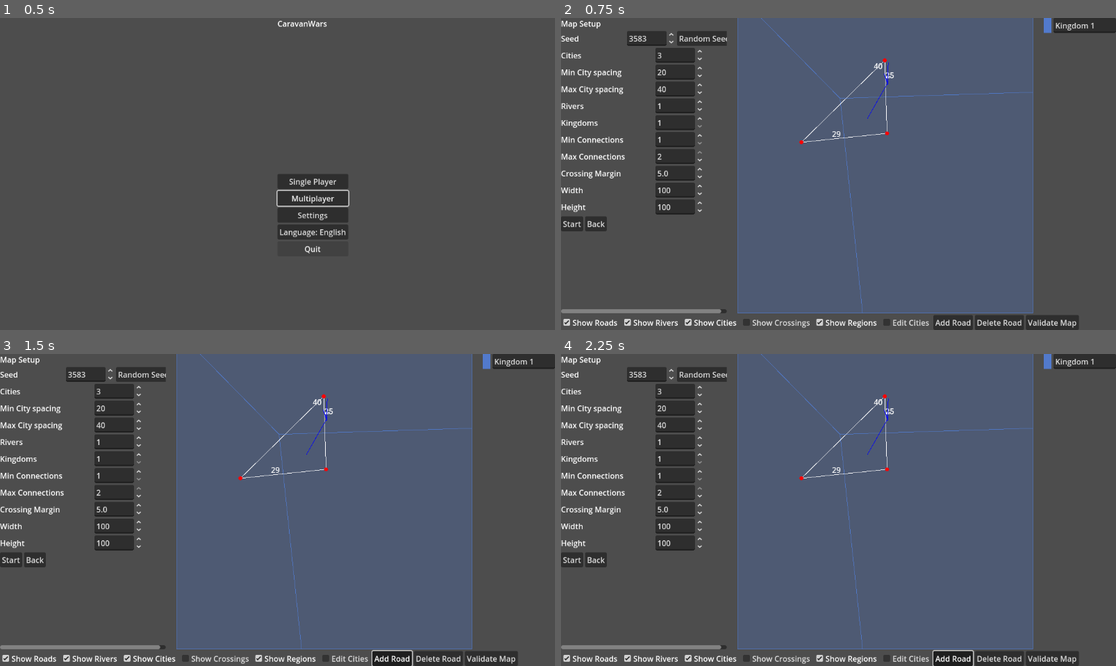
Above: before the commit, frames 1-4 (two rows, left to right).
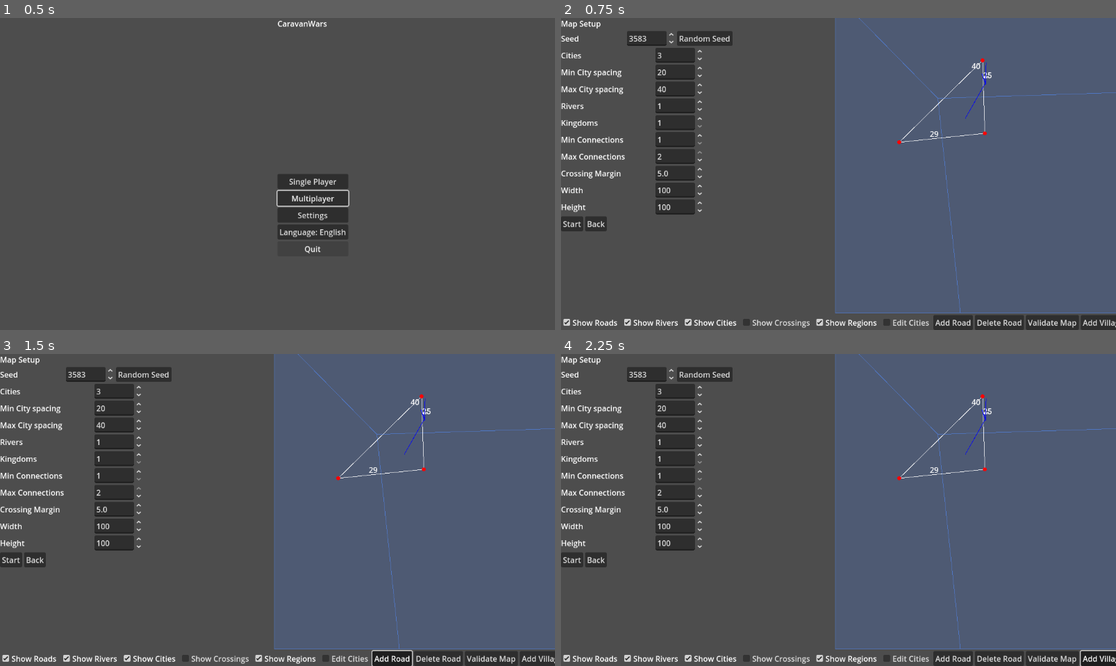
Above: after the commit, the same moments.

Repository: sepa79/CaravanWars
Game: Godot game, scene res://scenes/Main.tscn
Two runs of this game, one before a commit and one after it. Both use one fixed random seed, a clock stepped at 60 frames per second and the inputs below.
Inputs (mouse positions are in pixels of both pictures, inside the frame that each line leads up to):
- Up to frame 1 (0.5 s): no input
- Up to frame 2 (0.75 s): click "Single Player" at 0.5 s
- Up to frame 3 (1.5 s): click "Add Road" at 1.25 s
- Up to frame 4 (2.25 s): click (1104, 659) at 2 s, where only the run after the commit has a clickable "Add Village"

Frame 1 is identical in both runs. In frame 2, 32% of the frame differs, in the area x 0-100%, y 0-100%; in frame 3, 32%; in frame 4, 32%.

Commit message:
feat: add road classes and map finalization

Diff:
--- a/game/i18n/en.cfg
+++ b/game/i18n/en.cfg
@@ -56,6 +56,12 @@
 setup.add_road="Add Road"
 setup.delete_road="Delete Road"
 setup.validate_map="Validate Map"
+setup.add_village="Add Village"
+setup.add_fort="Add Fort"
+setup.finalize_map="Finalize Map"
+setup.road_class_trail="Trail"
+setup.road_class_road="Road"
+setup.road_class_highway="Highway"
 setup.start="Start"
 
 errors.timeout="Connection timeout"
--- a/game/i18n/pl.cfg
+++ b/game/i18n/pl.cfg
@@ -56,6 +56,12 @@
 setup.add_road="Dodaj drogę"
 setup.delete_road="Usuń drogę"
 setup.validate_map="Sprawdź mapę"
+setup.add_village="Dodaj wioskę"
+setup.add_fort="Dodaj fort"
+setup.finalize_map="Finalizuj mapę"
+setup.road_class_trail="Szlak"
+setup.road_class_road="Droga"
+setup.road_class_highway="Gościniec"
 setup.start="Start"
 
 errors.timeout="Przekroczono czas oczekiwania"
--- a/game/map/Edge.gd
+++ b/game/map/Edge.gd
@@ -5,13 +5,22 @@
 var type: String
 var polyline: Array[Vector2]
 var endpoints: Array[int]
+var road_class: String
 var attrs: Dictionary
 
-func _init(_id: int, _type: String, _polyline: Array[Vector2], _endpoints: Array[int], _attrs: Dictionary = {}) -> void:
+func _init(
+    _id: int,
+    _type: String,
+    _polyline: Array[Vector2],
+    _endpoints: Array[int],
+    _road_class: String,
+    _attrs: Dictionary = {}
+) -> void:
     id = _id
     type = _type
     polyline = _polyline
     endpoints = _endpoints
+    road_class = _road_class
     attrs = _attrs
 
 func to_dict() -> Dictionary:
@@ -21,6 +30,7 @@
     return {
         "id": id,
         "type": type,
+        "class": road_class,
         "polyline": pts,
         "endpoints": endpoints,
         "attrs": attrs,
--- a/game/map/MapGenerator.gd
+++ b/game/map/MapGenerator.gd
@@ -80,7 +80,9 @@
         cities,
         params.min_connections,
         params.max_connections,
-        params.crossing_detour_margin
+        params.crossing_detour_margin,
+        25.0,
+        "road"
     )
     map_data["roads"] = roads
 
--- a/game/map/MapNode.gd
+++ b/game/map/MapNode.gd
@@ -1,5 +1,12 @@
 extends RefCounted
 class_name MapNode
+
+const TYPE_CITY := "city"
+const TYPE_VILLAGE := "village"
+const TYPE_FORT := "fort"
+const TYPE_CROSSING := "crossing"
+const TYPE_BRIDGE := "bridge"
+const TYPE_FORD := "ford"
 
 var id: int
 var type: String
--- a/game/map/RiverGenerator.gd
+++ b/game/map/RiverGenerator.gd
@@ -49,8 +49,7 @@
             var intersection: Variant = Geometry2D.segment_intersects_segment(river_a, river_b, road_start, road_end)
             if intersection != null:
                 var cross: Vector2 = intersection
-                # Use Python-style conditional expression; '?' operator is disallowed.
-                var bridge_type: String = "bridge" if rng.randf() < 0.5 else "ford"
+                var bridge_type: String = MapNodeModule.TYPE_BRIDGE if rng.randf() < 0.5 else MapNodeModule.TYPE_FORD
                 var bridge_id: int = next_node_id
                 next_node_id += 1
                 var bridge_node: MapNode = MapNodeModule.new(bridge_id, bridge_type, cross, {})
@@ -59,9 +58,9 @@
                 var start_id: int = edge.endpoints[0]
                 var end_id: int = edge.endpoints[1]
                 edges.erase(edge_id)
-                edges[next_edge_id] = EdgeModule.new(next_edge_id, "trade_route", [road_start, cross], [start_id, bridge_id], {})
+                edges[next_edge_id] = EdgeModule.new(next_edge_id, edge.type, [road_start, cross], [start_id, bridge_id], edge.road_class, edge.attrs)
                 next_edge_id += 1
-                edges[next_edge_id] = EdgeModule.new(next_edge_id, "trade_route", [cross, road_end], [bridge_id, end_id], {})
+                edges[next_edge_id] = EdgeModule.new(next_edge_id, edge.type, [cross, road_end], [bridge_id, end_id], edge.road_class, edge.attrs)
                 next_edge_id += 1
 
                 var dir: Vector2 = (road_end - road_start).normalized()
@@ -69,9 +68,9 @@
                 var fort_pos: Vector2 = cross + perp * 2.0
                 var fort_id: int = next_node_id
                 next_node_id += 1
-                var fort_node: MapNode = MapNodeModule.new(fort_id, "fort", fort_pos, {})
+                var fort_node: MapNode = MapNodeModule.new(fort_id, MapNodeModule.TYPE_FORT, fort_pos, {})
                 nodes[fort_id] = fort_node
-                edges[next_edge_id] = EdgeModule.new(next_edge_id, "trade_route", [cross, fort_pos], [bridge_id, fort_id], {})
+                edges[next_edge_id] = EdgeModule.new(next_edge_id, edge.type, [cross, fort_pos], [bridge_id, fort_id], edge.road_class, edge.attrs)
                 next_edge_id += 1
 
                 poly.insert(i + 1, cross)
--- a/game/map/RoadNetwork.gd
+++ b/game/map/RoadNetwork.gd
@@ -17,7 +17,8 @@
     min_connections: int = 1,
     max_connections: int = 3,
     crossing_margin: float = 5.0,
-    village_spacing: float = 25.0
+    village_spacing: float = 25.0,
+    road_class: String = "road"
 ) -> Dictionary:
     var nodes: Dictionary = {}
     var edges: Dictionary = {}
@@ -26,7 +27,7 @@
 
     var city_ids: Array[int] = []
     for city in cities:
-        nodes[node_id] = MapNodeModule.new(node_id, "city", city, {})
+        nodes[node_id] = MapNodeModule.new(node_id, MapNodeModule.TYPE_CITY, city, {})
         city_ids.append(node_id)
         node_id += 1
 
@@ -69,18 +70,18 @@
         var fort_placed: bool = false
         while dist < length:
             var pos: Vector2 = start_node.pos2d + dir * dist
-            var node_type: String = "village"
+            var node_type: String = MapNodeModule.TYPE_VILLAGE
             if not fort_placed and abs(dist - length / 2.0) < village_spacing / 2.0:
-                node_type = "fort"
+                node_type = MapNodeModule.TYPE_FORT
                 fort_placed = true
             var n_node: MapNode = MapNodeModule.new(node_id, node_type, pos, {})
             nodes[node_id] = n_node
-            edges[edge_id] = EdgeModule.new(edge_id, "trade_route", [last_node.pos2d, pos], [last_node.id, node_id], {})
+            edges[edge_id] = EdgeModule.new(edge_id, "road", [last_node.pos2d, pos], [last_node.id, node_id], road_class, {})
             edge_id += 1
             last_node = n_node
             node_id += 1
             dist += village_spacing
-        edges[edge_id] = EdgeModule.new(edge_id, "trade_route", [last_node.pos2d, end_node.pos2d], [last_node.id, end_node.id], {})
+        edges[edge_id] = EdgeModule.new(edge_id, "road", [last_node.pos2d, end_node.pos2d], [last_node.id, end_node.id], road_class, {})
         edge_id += 1
 
     var result: Dictionary = _insert_crossings(nodes, edges, node_id, edge_id)
@@ -93,7 +94,14 @@
     }
 
 ## Links two nodes with a road, inserting villages and crossings as needed.
-func connect_nodes(roads: Dictionary, a_id: int, b_id: int, village_spacing: float = 25.0, crossing_margin: float = 5.0) -> void:
+func connect_nodes(
+    roads: Dictionary,
+    a_id: int,
+    b_id: int,
+    village_spacing: float = 25.0,
+    crossing_margin: float = 5.0,
+    road_class: String = "road"
+) -> void:
     var nodes: Dictionary = roads.get("nodes", {})
     var edges: Dictionary = roads.get("edges", {})
     var next_node_id: int = roads.get("next_node_id", 1)
@@ -108,19 +116,41 @@
     var last_node: MapNode = start
     while dist < length:
         var pos: Vector2 = start.pos2d + dir * dist
-        var n_node: MapNode = MapNodeModule.new(next_node_id, "village", pos, {})
+        var n_node: MapNode = MapNodeModule.new(next_node_id, MapNodeModule.TYPE_VILLAGE, pos, {})
         nodes[next_node_id] = n_node
-        edges[next_edge_id] = EdgeModule.new(next_edge_id, "trade_route", [last_node.pos2d, pos], [last_node.id, next_node_id], {})
+        edges[next_edge_id] = EdgeModule.new(next_edge_id, "road", [last_node.pos2d, pos], [last_node.id, next_node_id], road_class, {})
         last_node = n_node
         next_node_id += 1
         next_edge_id += 1
         dist += village_spacing
-    edges[next_edge_id] = EdgeModule.new(next_edge_id, "trade_route", [last_node.pos2d, end.pos2d], [last_node.id, end.id], {})
+    edges[next_edge_id] = EdgeModule.new(next_edge_id, "road", [last_node.pos2d, end.pos2d], [last_node.id, end.id], road_class, {})
     next_edge_id += 1
     var res: Dictionary = _insert_crossings(nodes, edges, next_node_id, next_edge_id)
     roads["next_node_id"] = res["next_node_id"]
     roads["next_edge_id"] = res["next_edge_id"]
     _prune_crossing_duplicates(nodes, edges, crossing_margin)
+
+## Inserts a node in the middle of an edge and splits the edge.
+func insert_node_on_edge(roads: Dictionary, edge_id: int, node_type: String) -> void:
+    var nodes: Dictionary = roads.get("nodes", {})
+    var edges: Dictionary = roads.get("edges", {})
+    var edge: Edge = edges.get(edge_id)
+    if edge == null:
+        return
+    var start: Vector2 = edge.polyline[0]
+    var end: Vector2 = edge.polyline[edge.polyline.size() - 1]
+    var pos: Vector2 = (start + end) * 0.5
+    var next_node_id: int = roads.get("next_node_id", 1)
+    var next_edge_id: int = roads.get("next_edge_id", 1)
+    nodes[next_node_id] = MapNodeModule.new(next_node_id, node_type, pos, {})
+    edges.erase(edge_id)
+    edges[next_edge_id] = EdgeModule.new(next_edge_id, edge.type, [start, pos], [edge.endpoints[0], next_node_id], edge.road_class, edge.attrs)
+    next_edge_id += 1
+    edges[next_edge_id] = EdgeModule.new(next_edge_id, edge.type, [pos, end], [next_node_id, edge.endpoints[1]], edge.road_class, edge.attrs)
+    next_edge_id += 1
+    var res: Dictionary = _insert_crossings(nodes, edges, next_node_id + 1, next_edge_id)
+    roads["next_node_id"] = res["next_node_id"]
+    roads["next_edge_id"] = res["next_edge_id"]
 
 func remove_edge(roads: Dictionary, edge_id: int, crossing_margin: float = 5.0) -> void:
     var nodes: Dictionary = roads.get("nodes", {})
@@ -154,7 +184,7 @@
             var other2: int = e2.endpoints[0] if e2.endpoints[1] == nid else e2.endpoints[1]
             edges.erase(incident[0])
             edges.erase(incident[1])
-            edges[next_edge_id] = EdgeModule.new(next_edge_id, "trade_route", [nodes[other1].pos2d, nodes[other2].pos2d], [other1, other2], {})
+            edges[next_edge_id] = EdgeModule.new(next_edge_id, "road", [nodes[other1].pos2d, nodes[other2].pos2d], [other1, other2], e1.road_class, {})
             next_edge_id += 1
             nodes.erase(nid)
         # if more than two incident edges remain, keep crossing as is
@@ -210,13 +240,13 @@
 
                     var cross_id: int = next_node_id
                     next_node_id += 1
-                    nodes[cross_id] = MapNodeModule.new(cross_id, "bridge", cross, {})
+                    nodes[cross_id] = MapNodeModule.new(cross_id, MapNodeModule.TYPE_BRIDGE, cross, {})
                     var a_id: int = edge.endpoints[0]
                     var b_id: int = edge.endpoints[1]
                     edges.erase(eid)
-                    edges[next_edge_id] = EdgeModule.new(next_edge_id, edge.type, [road_start, cross], [a_id, cross_id], {})
+                    edges[next_edge_id] = EdgeModule.new(next_edge_id, edge.type, [road_start, cross], [a_id, cross_id], edge.road_class, edge.attrs)
                     next_edge_id += 1
-                    edges[next_edge_id] = EdgeModule.new(next_edge_id, edge.type, [cross, road_end], [cross_id, b_id], {})
+                    edges[next_edge_id] = EdgeModule.new(next_edge_id, edge.type, [cross, road_end], [cross_id, b_id], edge.road_class, edge.attrs)
                     next_edge_id += 1
                     changed = true
                     break
@@ -364,22 +394,22 @@
 
                 var cross_id: int = next_node_id
                 next_node_id += 1
-                nodes[cross_id] = MapNodeModule.new(cross_id, "crossing", cross, {})
+                nodes[cross_id] = MapNodeModule.new(cross_id, MapNodeModule.TYPE_CROSSING, cross, {})
 
                 var a_ep0: int = edge_a.endpoints[0]
                 var a_ep1: int = edge_a.endpoints[1]
                 edges.erase(id_a)
-                edges[next_edge_id] = EdgeModule.new(next_edge_id, "trade_route", [a_start, cross], [a_ep0, cross_id], {})
+                edges[next_edge_id] = EdgeModule.new(next_edge_id, edge_a.type, [a_start, cross], [a_ep0, cross_id], edge_a.road_class, edge_a.attrs)
                 next_edge_id += 1
-                edges[next_edge_id] = EdgeModule.new(next_edge_id, "trade_route", [cross, a_end], [cross_id, a_ep1], {})
+                edges[next_edge_id] = EdgeModule.new(next_edge_id, edge_a.type, [cross, a_end], [cross_id, a_ep1], edge_a.road_class, edge_a.attrs)
                 next_edge_id += 1
 
                 var b_ep0: int = edge_b.endpoints[0]
                 var b_ep1: int = edge_b.endpoints[1]
                 edges.erase(id_b)
-                edges[next_edge_id] = EdgeModule.new(next_edge_id, "trade_route", [b_start, cross], [b_ep0, cross_id], {})
+                edges[next_edge_id] = EdgeModule.new(next_edge_id, edge_b.type, [b_start, cross], [b_ep0, cross_id], edge_b.road_class, edge_b.attrs)
                 next_edge_id += 1
-                edges[next_edge_id] = EdgeModule.new(next_edge_id, "trade_route", [cross, b_end], [cross_id, b_ep1], {})
+                edges[next_edge_id] = EdgeModule.new(next_edge_id, edge_b.type, [cross, b_end], [cross_id, b_ep1], edge_b.road_class, edge_b.attrs)
                 next_edge_id += 1
 
                 changed = true
--- a/game/project.godot
+++ b/game/project.godot
@@ -11,7 +11,7 @@
 [application]
 
 config/name="CaravanWars"
-config/version="0.1.31"
+config/version="0.1.32"
 run/main_scene="res://scenes/Main.tscn"
 config/features=PackedStringArray("4.4")
 
--- a/game/ui/MapSetupScreen.gd
+++ b/game/ui/MapSetupScreen.gd
@@ -42,6 +42,11 @@
 @onready var add_road_button: Button = $Layers/AddRoad
 @onready var delete_road_button: Button = $Layers/DeleteRoad
 @onready var validate_button: Button = $Layers/ValidateMap
+@onready var layers: HBoxContainer = $Layers
+var add_village_button: Button
+var add_fort_button: Button
+var road_class_selector: OptionButton
+var finalize_button: Button
 @onready var start_button: Button = $HBox/ControlsScroll/Controls/Buttons/Start
 @onready var back_button: Button = $HBox/ControlsScroll/Controls/Buttons/Back
 @onready var main_ui: HBoxContainer = $HBox
@@ -88,6 +93,25 @@
     add_road_button.toggled.connect(_on_add_road_toggled)
     delete_road_button.toggled.connect(_on_delete_road_toggled)
     validate_button.pressed.connect(_on_validate_map_pressed)
+    add_village_button = Button.new()
+    add_village_button.toggle_mode = true
+    layers.add_child(add_village_button)
+    add_village_button.toggled.connect(_on_add_village_toggled)
+    add_fort_button = Button.new()
+    add_fort_button.toggle_mode = true
+    layers.add_child(add_fort_button)
+    add_fort_button.toggled.connect(_on_add_fort_toggled)
+    road_class_selector = OptionButton.new()
+    road_class_selector.add_item(I18N.t("setup.road_class_trail"))
+    road_class_selector.add_item(I18N.t("setup.road_class_road"))
+    road_class_selector.add_item(I18N.t("setup.road_class_highway"))
+    road_class_selector.select(1)
+    layers.add_child(road_class_selector)
+    road_class_selector.item_selected.connect(_on_road_class_selected)
+    map_view.set_road_class("road")
+    finalize_button = Button.new()
+    layers.add_child(finalize_button)
+    finalize_button.pressed.connect(_on_finalize_map_pressed)
     map_view.set_show_roads(show_roads_check.button_pressed)
     map_view.set_show_rivers(show_rivers_check.button_pressed)
     map_view.set_show_cities(show_cities_check.button_pressed)
@@ -121,6 +145,12 @@
     add_road_button.text = I18N.t("setup.add_road")
     delete_road_button.text = I18N.t("setup.delete_road")
     validate_button.text = I18N.t("setup.validate_map")
+    add_village_button.text = I18N.t("setup.add_village")
+    add_fort_button.text = I18N.t("setup.add_fort")
+    finalize_button.text = I18N.t("setup.finalize_map")
+    road_class_selector.set_item_text(0, I18N.t("setup.road_class_trail"))
+    road_class_selector.set_item_text(1, I18N.t("setup.road_class_road"))
+    road_class_selector.set_item_text(2, I18N.t("setup.road_class_highway"))
     start_button.text = I18N.t("setup.start")
     back_button.text = I18N.t("menu.back")
 
@@ -225,6 +255,8 @@
 func _on_add_road_toggled(pressed: bool) -> void:
     if pressed:
         delete_road_button.button_pressed = false
+        add_village_button.button_pressed = false
+        add_fort_button.button_pressed = false
         map_view.set_road_mode("add")
     else:
         map_view.set_road_mode("")
@@ -232,9 +264,59 @@
 func _on_delete_road_toggled(pressed: bool) -> void:
     if pressed:
         add_road_button.button_pressed = false
+        add_village_button.button_pressed = false
+        add_fort_button.button_pressed = false
         map_view.set_road_mode("delete")
     else:
         map_view.set_road_mode("")
+
+func _on_add_village_toggled(pressed: bool) -> void:
+    if pressed:
+        add_road_button.button_pressed = false
+        delete_road_button.button_pressed = false
+        add_fort_button.button_pressed = false
+        map_view.set_road_mode("village")
+    else:
+        map_view.set_road_mode("")
+
+func _on_add_fort_toggled(pressed: bool) -> void:
+    if pressed:
+        add_road_button.button_pressed = false
+        delete_road_button.button_pressed = false
+        add_village_button.button_pressed = false
+        map_view.set_road_mode("fort")
+    else:
+        map_view.set_road_mode("")
+
+func _on_road_class_selected(index: int) -> void:
+    var cls: String = "trail"
+    if index == 1:
+        cls = "road"
+    elif index == 2:
+        cls = "highway"
+    map_view.set_road_class(cls)
+
+func _on_finalize_map_pressed() -> void:
+    var validator: MapValidator = MapValidatorModule.new()
+    var errors: Array[String] = validator.validate(current_map["roads"], current_map.get("rivers", []))
+    if errors.is_empty():
+        var helper: RoadNetwork = RoadNetworkModule.new(RandomNumberGenerator.new())
+        helper.cleanup(current_map["roads"])
+        map_view.set_map_data(current_map)
+        map_view.set_edit_mode(false)
+        map_view.set_road_mode("")
+        edit_cities_check.disabled = true
+        add_road_button.disabled = true
+        delete_road_button.disabled = true
+        add_village_button.disabled = true
+        add_fort_button.disabled = true
+        road_class_selector.disabled = true
+        validate_button.disabled = true
+        _update_snapshot()
+        # Placeholder for sending snapshot to host
+    else:
+        for err in errors:
+            push_warning(err)
 
 func _on_validate_map_pressed() -> void:
     var validator: MapValidator = MapValidatorModule.new()
--- a/game/ui/MapView.gd
+++ b/game/ui/MapView.gd
@@ -21,8 +21,10 @@
 var dragging_city: bool = false
 var selected_city: int = -1
 const RoadNetworkModule = preload("res://map/RoadNetwork.gd")
+const MapNodeModule = preload("res://map/MapNode.gd")
 var road_helper: RoadNetwork = RoadNetworkModule.new(RandomNumberGenerator.new())
 var road_mode: String = ""
+var selected_road_class: String = "road"
 var selected_node: int = -1
 var hovered_node: int = -1
 var hovered_edge: int = -1
@@ -51,6 +53,9 @@
     hovered_edge = -1
     queue_redraw()
 
+func set_road_class(cls: String) -> void:
+    selected_road_class = cls
+
 func get_kingdom_colors() -> Dictionary:
     var colors: Dictionary = {}
     var regions: Dictionary = map_data.get("regions", {})
@@ -76,13 +81,20 @@
                         if selected_node == -1:
                             selected_node = node_id
                         else:
-                            road_helper.connect_nodes(map_data.get("roads", {}), selected_node, node_id)
+                            road_helper.connect_nodes(map_data.get("roads", {}), selected_node, node_id, 25.0, 5.0, selected_road_class)
                             selected_node = -1
                             queue_redraw()
                 elif road_mode == "delete":
                     var edge_id: int = _road_edge_at_point(mb.position)
                     if edge_id != -1:
                         road_helper.remove_edge(map_data.get("roads", {}), edge_id)
+                        hovered_edge = -1
+                        queue_redraw()
+                elif road_mode == "village" or road_mode == "fort":
+                    var v_edge: int = _road_edge_at_point(mb.position)
+                    if v_edge != -1:
+                        var ntype: String = MapNodeModule.TYPE_VILLAGE if road_mode == "village" else MapNodeModule.TYPE_FORT
+                        road_helper.insert_node_on_edge(map_data.get("roads", {}), v_edge, ntype)
                         hovered_edge = -1
                         queue_redraw()
                 elif edit_mode:
@@ -114,7 +126,7 @@
             hovered_node = _road_node_at_point(mm.position)
             queue_redraw()
             accept_event()
-        elif road_mode == "delete":
+        elif road_mode == "delete" or road_mode == "village" or road_mode == "fort":
             hovered_edge = _road_edge_at_point(mm.position)
             queue_redraw()
             accept_event()
@@ -174,12 +186,18 @@
     if show_roads:
         var edges: Dictionary = roads.get("edges", {})
         var nodes: Dictionary = roads.get("nodes", {})
+        var class_colors: Dictionary = {
+            "trail": Color.GRAY,
+            "road": Color.WHITE,
+            "highway": Color.YELLOW,
+        }
         for edge in edges.values():
             var pts: PackedVector2Array = edge.polyline
+            var col: Color = class_colors.get(edge.road_class, Color.WHITE)
             for i in range(pts.size() - 1):
                 var a: Vector2 = pts[i]
                 var b: Vector2 = pts[i + 1]
-                draw_line(a * draw_scale + offset, b * draw_scale + offset, Color.WHITE, 1.0)
+                draw_line(a * draw_scale + offset, b * draw_scale + offset, col, 1.0)
 
         if road_mode == "add":
             if hovered_node != -1 and nodes.has(hovered_node):
@@ -188,14 +206,15 @@
             if selected_node != -1 and nodes.has(selected_node):
                 var spos: Vector2 = nodes[selected_node].pos2d * draw_scale + offset
                 draw_circle(spos, 6.0, Color.GREEN)
-        elif road_mode == "delete":
+        elif road_mode == "delete" or road_mode == "village" or road_mode == "fort":
             if hovered_edge != -1 and edges.has(hovered_edge):
                 var hedge = edges[hovered_edge]
                 var hpts: PackedVector2Array = hedge.polyline
+                var hcolor: Color = Color.RED if road_mode == "delete" else Color.YELLOW
                 for i in range(hpts.size() - 1):
                     var ha: Vector2 = hpts[i] * draw_scale + offset
                     var hb: Vector2 = hpts[i + 1] * draw_scale + offset
-                    draw_line(ha, hb, Color.RED, 2.0)
+                    draw_line(ha, hb, hcolor, 2.0)
 
         var font: Font = get_theme_default_font()
         var font_size: int = get_theme_default_font_size()
Not shown, changed: CHANGELOG.md
Not shown, changed: VERSION
Not shown, changed: docs/i18n/Strings_Catalog_P3_MapSetup.md
